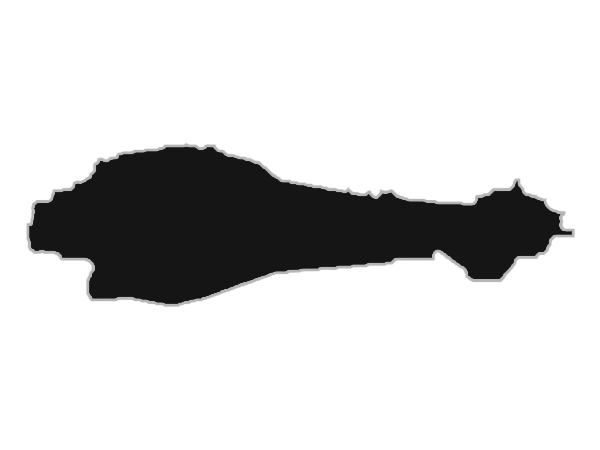
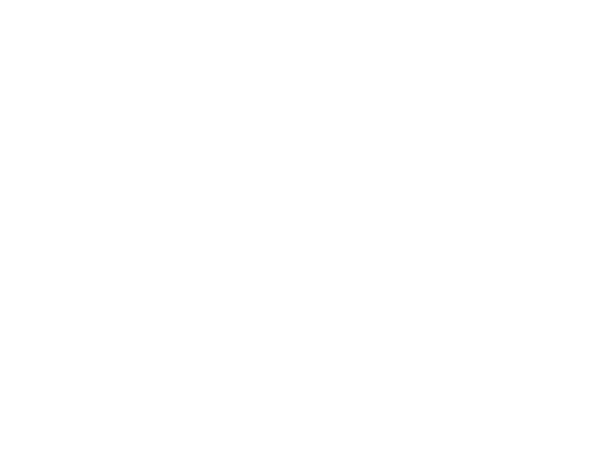
Two versions of the same layered image (w=600, h=450). Layer-by-layer changes:
hid group "2" (23 layers) over (x1=33, y1=142, x2=575, y2=307)
hid "Flagship" over (x1=26, y1=142, x2=575, y2=307)